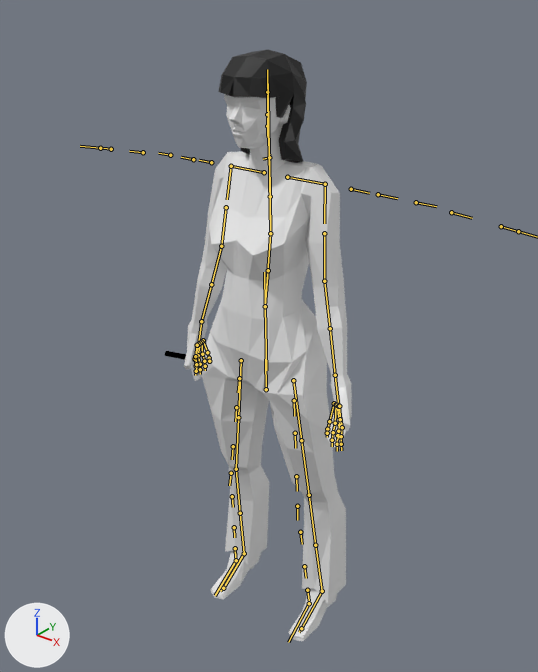
The Blender file Model/char_feorigin.blend: old version first, new version second.
Camera for both pictures: a 50 mm camera at (1.15, -1.41, 1.875) aimed at (-0.042, 0.08, 0.951). The lights are fixed; the arrows at lower left show +X, +Y and +Z. Both versions are drawn at frame 1 of the action 'rigAction'; the numbers are the values there. The bones that bend it are drawn over the model as lines.

Objects in the first picture: 'Cylinder', 'wBody', 'wHair'.
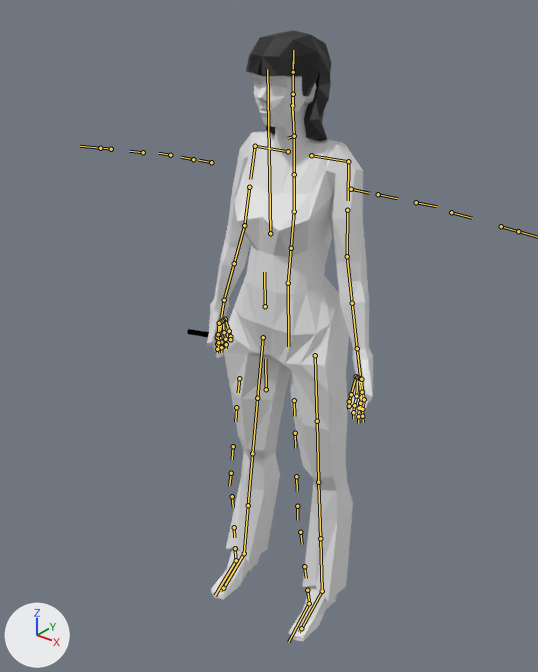
Changed parts and their boxes [x1, y1, x2, y2] in the pictures (538 x 672 px):
'wBody', posed: before [184, 94, 352, 641]; after [207, 73, 373, 641]
'wHair', posed: before [218, 50, 307, 163]; after [246, 30, 331, 141]
'Cylinder', posed (8% shorter): before [165, 351, 198, 362]; after [187, 329, 220, 339]

What the commit changed:
Bone 'c_root_master.x' (bone_c_root_master_x) moves from (0.0, 0.0, 0.0) to (0.0, 0.033, -0.101).
